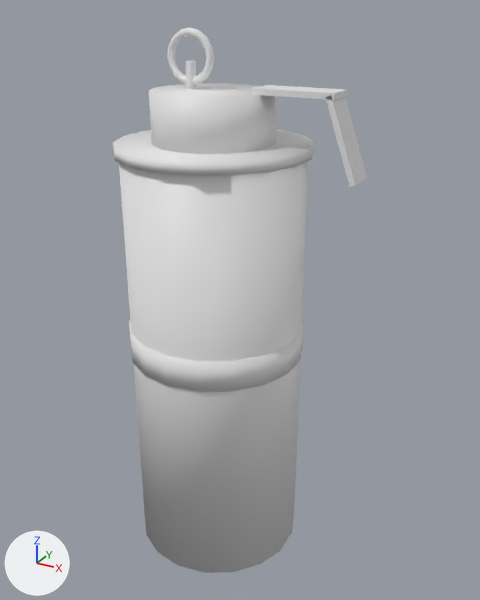
The Blender file weapons_model.blend/chaff_grenade.blend: old version first, new version second.
Camera for both pictures: a 50 mm camera at (3.08, -5.12, 5.29) aimed at (0.23, 0.06, 2.71). Arrows for +X, +Y and +Z are at lower left; the lights stay in place. The picture after the commit comes second.

Names of what the first picture shows: 'Band', 'Canister', 'Fuze', 'Lever_Side', 'Lever_Top', 'Pin', 'PinRing', 'TopRim'.
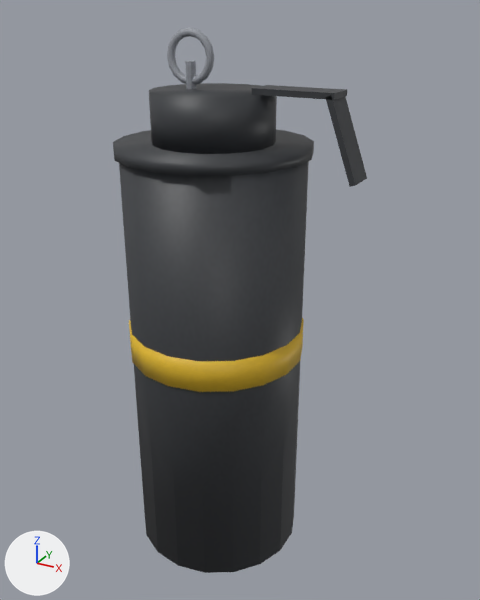
Pixel boxes (x1, y1, x2, y2) of what changed, in the pictures (480 x 600 px):
'Canister', surface changed (white to black): (119, 161, 309, 573) in both
'Fuze', surface changed (white to grey): (149, 83, 277, 154) in both
'TopRim', surface changed (white to grey): (113, 129, 314, 176) in both
'Band', surface changed (white to yellow): (129, 318, 304, 392) in both
'Lever_Side', surface changed (white to black): (326, 97, 367, 187) in both
'PinRing', surface changed (white to grey): (167, 27, 214, 85) in both
'Lever_Top', surface changed (white to grey): (252, 85, 347, 100) in both
'Pin', surface changed (white to grey): (185, 61, 196, 89) in both

Edits to the bpy script that builds the scene:
```text
Add img_grenade_pin_color_png:
    img_grenade_pin_color_png = load_image('grenade_pin_color.png', '../Assets/materials/grenade_pin_color.png', 256, 256, 'sRGB')
Add img_chaff_band_color_png:
    img_chaff_band_color_png = load_image('chaff_band_color.png', '../Assets/materials/chaff_band_color.png', 256, 256, 'sRGB')
Add img_chaff_canister_color_png:
    img_chaff_canister_color_png = load_image('chaff_canister_color.png', '../Assets/materials/chaff_canister_color.png', 256, 256, 'sRGB')
Change mat_chaff_canister:
    remove mat_chaff_canister.base_color = (0.8, 0.8, 0.8)  # white #e7e7e7
    add mat_chaff_canister.texture = img_chaff_canister_color_png
Change mat_chaff_band:
    remove mat_chaff_band.base_color = (0.8, 0.8, 0.8)  # white #e7e7e7
    add mat_chaff_band.texture = img_chaff_band_color_png
Change mat_grenade_pin:
    remove mat_grenade_pin.base_color = (0.8, 0.8, 0.8)  # white #e7e7e7
    add mat_grenade_pin.texture = img_grenade_pin_color_png
```
